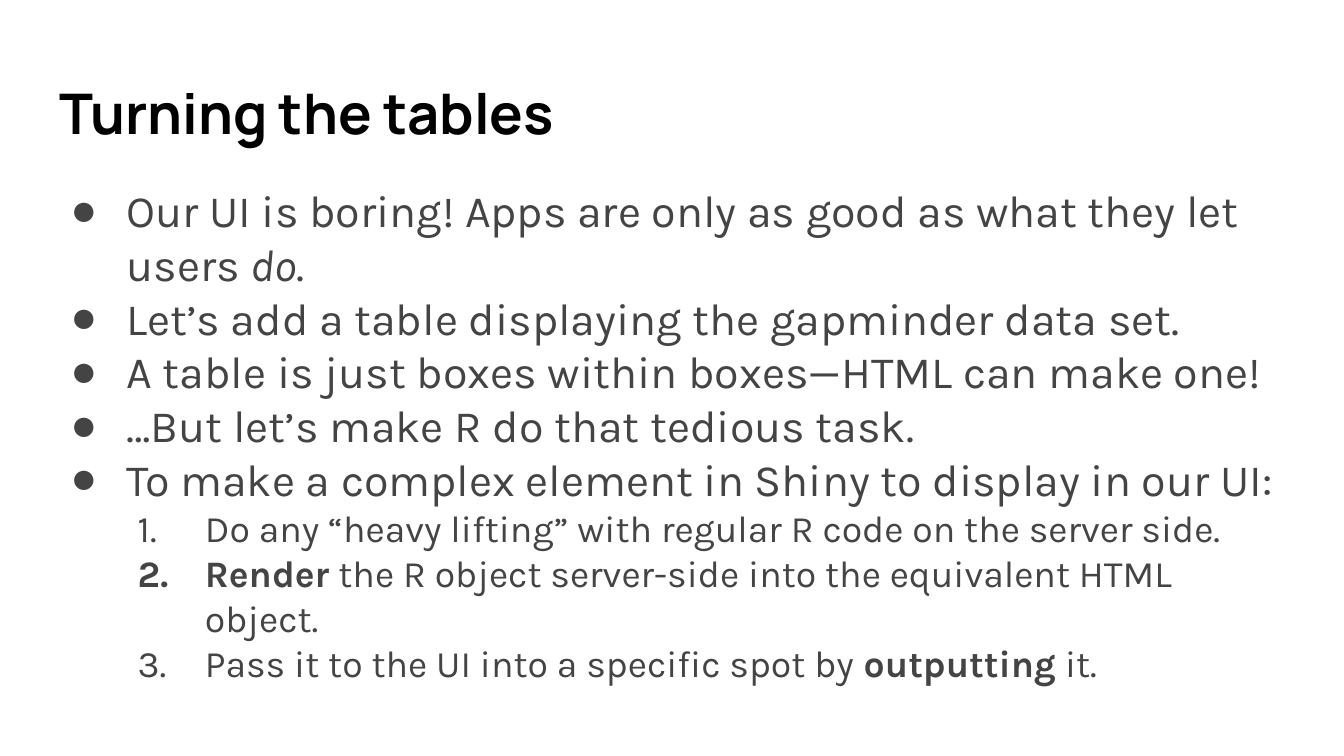
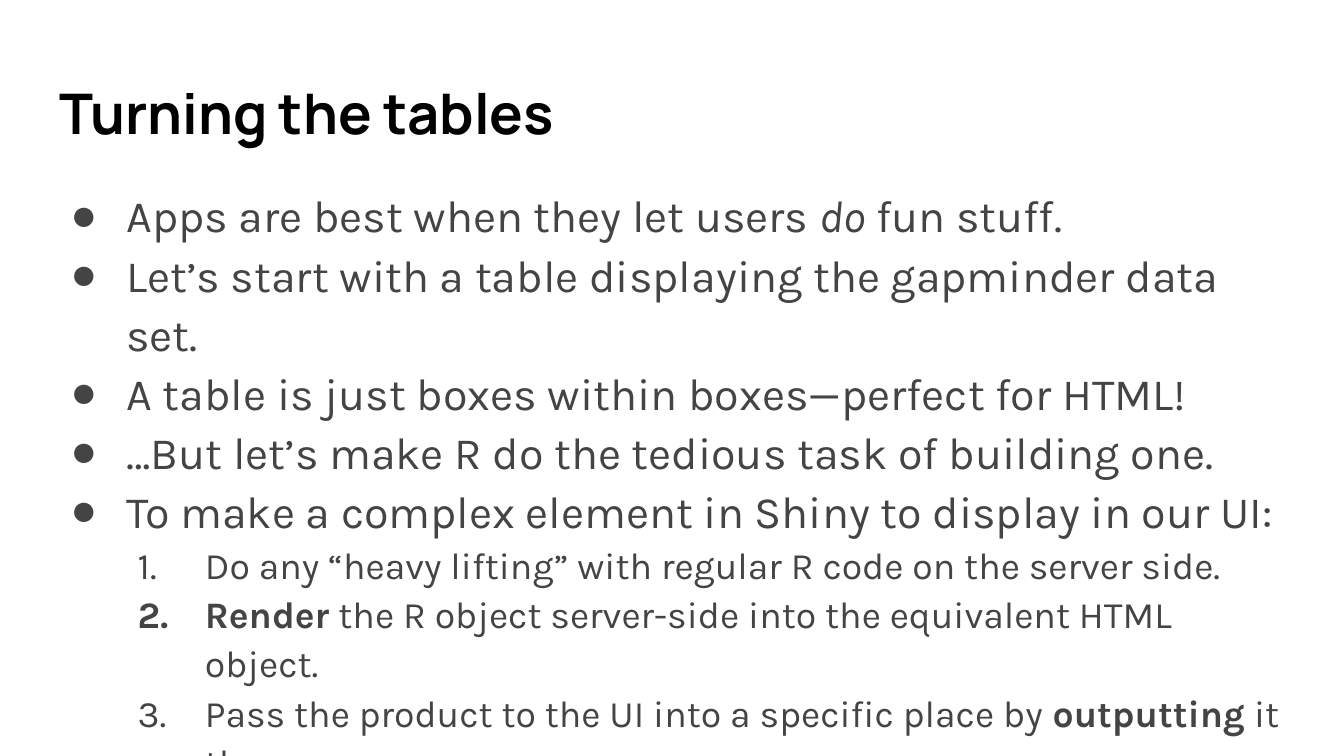
Before and after one commit to umn-dash/r-shiny, a slide deck: slide 36 of instructors/files/SWC slides R Shiny 2024 Fall.pptx. Drawn at 1344x756 pixels with LibreOffice and Linux fonts; fonts in the diff are those of the drawing. Boxes give left, top, right and bottom in pixels: in the first picture for what was removed or moved away, otherwise in the second. Text is boxed around its words. In the diff, an @@ line names an element or a change of style, - is before the commit and + after.

```diff
--- a/instructors/files/SWC slides R Shiny 2024 Fall.pptx
+++ b/instructors/files/SWC slides R Shiny 2024 Fall.pptx
@@ text at <box>126,201,1218,480</box>: text changed @@
-● Our UI is boring! Apps are only as good as what they let users do.
-● Let’s add a table displaying the gapminder data set.
-● A table is just boxes within boxes—HTML can make one!
-● …But let’s make R do that tedious task.
+● Apps are best when they let users do fun stuff.
+● Let’s start with a table displaying the gapminder data set.
+● A table is just boxes within boxes—perfect for HTML!
+● …But let’s make R do the tedious task of building one.
@@ text at <box>126,497,1272,686</box>: line spacing 1 to 1.1 @@
@@ text at <box>205,700,1279,736</box>: text changed @@
-  3. Pass it to the UI into a specific spot by outputting it.
+  3. Pass the product to the UI into a specific place by outputting it there.
```
Also in this commit, not shown: 5 other slides changed, 4 slides added, 4 other files.
